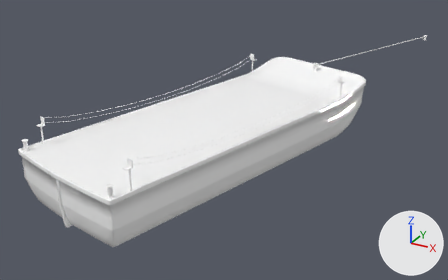
What one commit did to the FBX model Assets/Ferry Simulation/FBX/Barge 1.fbx.
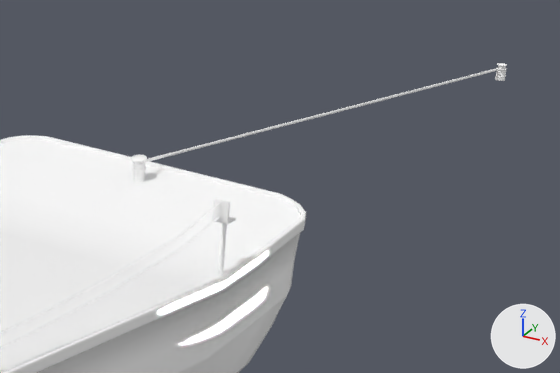
There are two pictures of each version: one whole from a 50 mm camera at (15.7, -75.6, 23.3) aimed at (-11.4, -26.3, -1.4), one close up on the part from 61% to 99% of the width and 6% to 46% of the height. Arrows for +X, +Y and +Z are at lower right; the lights stay in place. The older version's two pictures come first. Where no turn or scale is listed for an object, it has been applied to the vertices.

The older version as bpy lines, for what is in view:
```python
me_mesh = bpy.data.meshes.new('Mesh')
me_mesh.from_pydata(...)  # 2981 vertices, 5448 faces; spans x -18.2..1.1, y -48.9..3.7, z -0.4..6.1
# faces by material slot: [1424, 2376, 1648]
me_mesh.materials.append(mat_newmaterial_04_mat)  # white #ffffff
me_mesh.materials.append(mat_newmaterial_14_mat)  # white #ffffff
me_mesh.materials.append(mat_new_material_1)  # white #ffffff
ob_barge = bpy.data.objects.new('Barge', me_mesh)
ob_barge.location = (0.0, 0.0, 0.0)
```
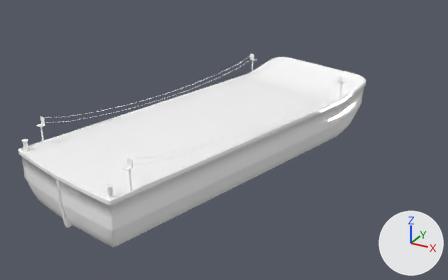
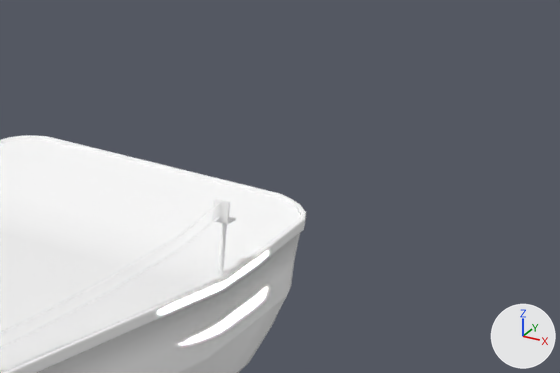
Boxes (x1, y1, x2, y2) around the edits, measured in the close-ups (560 x 373 px):
'Barge', reshaped: before (0, 63, 507, 373); after (0, 135, 306, 373)
part 1 of me_mesh, deleted: before (132, 160, 146, 172)
part 2 of me_mesh, deleted: before (495, 67, 507, 78)
part 3 of me_mesh, deleted: before (495, 63, 507, 81)
part 4 of me_mesh, deleted: before (131, 155, 147, 182)
part 5 of me_mesh, deleted: before (145, 68, 498, 162)

What changed in the scene script:
```text
Change me_mesh:
    used by ob_barge; location = (0.0, 0.0, 0.0)
    remove me_mesh.from_pydata(...)  # 2981 vertices, 5448 faces; spans x -18.2..1.1, y -48.9..3.7, z -0.4..6.1
    add me_mesh.from_pydata(...)  # 2221 vertices, 4020 faces; spans x -18.2..0.5, y -48.9..-16.7, z -0.4..6.1
    me_mesh part 1: the loose piece of 228 vertices spanning x -5.3..-4.9, y -19.1..-18.7, z 5.0..5.4 is deleted
    me_mesh part 2: the loose piece of 228 vertices spanning x 0.7..1.1, y 3.3..3.7, z 3.6..3.9 is deleted
    me_mesh part 3: the loose piece of 144 vertices spanning x 0.7..1.1, y 3.3..3.7, z 3.5..4.1 is deleted
    me_mesh part 4: the loose piece of 144 vertices spanning x -5.3..-4.8, y -19.2..-18.6, z 4.5..5.5 is deleted
    me_mesh part 5: the loose piece of 16 vertices spanning x -5.0..0.8, y -19.0..3.5, z 3.8..5.4 is deleted
```
